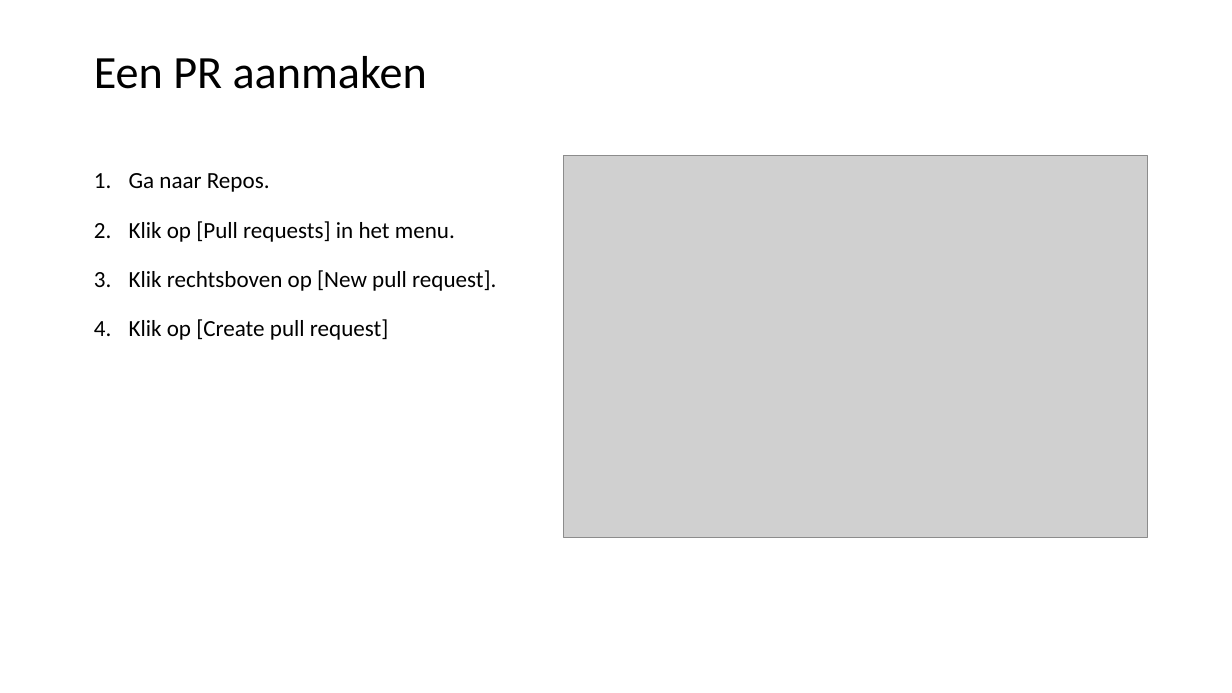
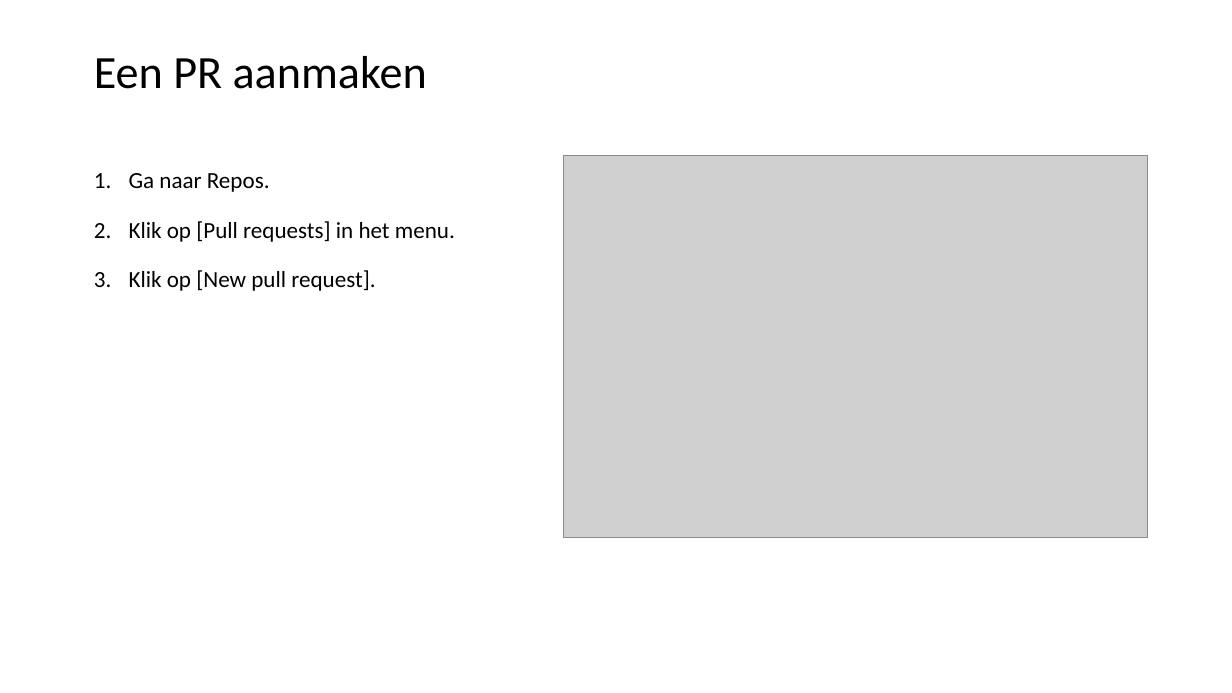
Before and after one commit to LFKoning/knowledge-sharing, a slide deck: slide 47 of git_course/2_collaboration/git_collaboration.pptx. Drawn at 1232x693 pixels with LibreOffice and Linux fonts; fonts in the diff are those of the drawing; grey boxes stand for pictures. Boxes give left, top, right and bottom in pixels: in the first picture for what was removed or moved away, otherwise in the second. Text is boxed around its words. In the diff, an @@ line names an element or a change of style, - is before the commit and + after.

```diff
--- a/git_course/2_collaboration/git_collaboration.pptx
+++ b/git_course/2_collaboration/git_collaboration.pptx
@@ text at <box>129,270,375,291</box>: text changed @@
-3. Klik rechtsboven op [New pull request].
-4. Klik op [Create pull request]
+3. Klik op [New pull request].
```
Also in this commit, not shown: 8 other slides changed, 1 slide added, 1 slide removed, 1 other file.
